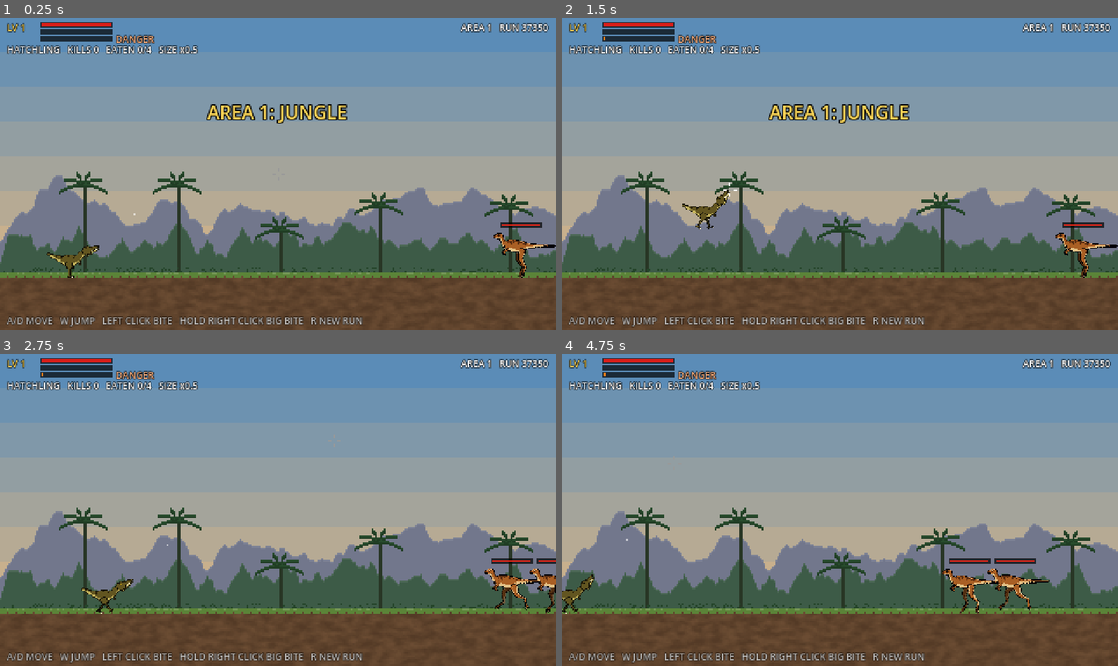
Above: before the commit, frames 1-4 (two rows, left to right).
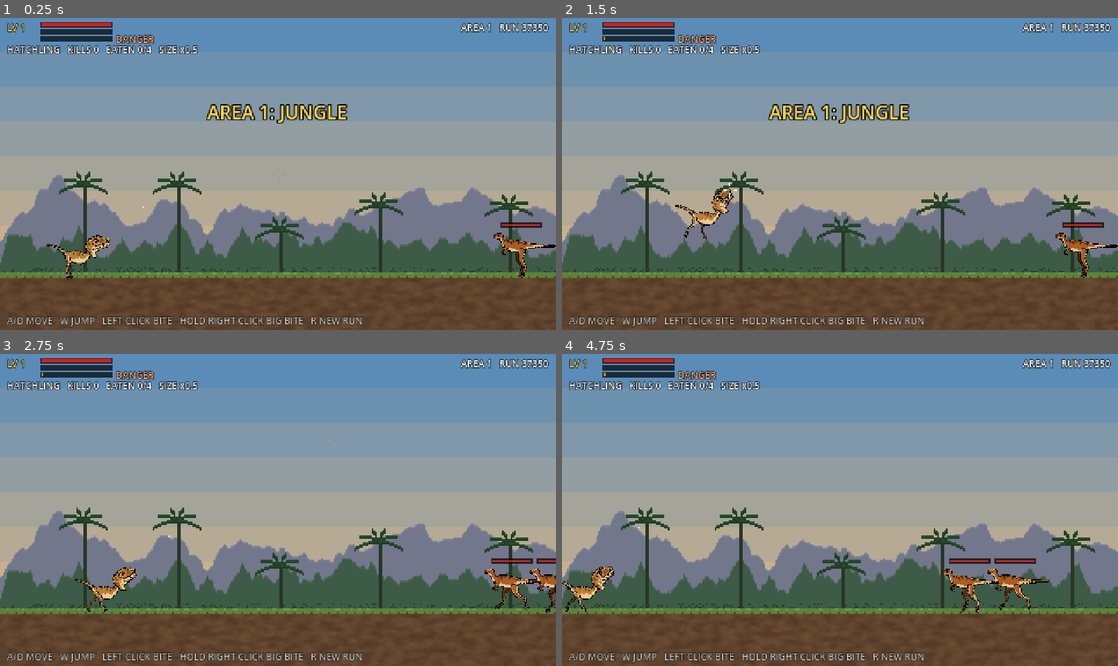
Above: after the commit, the same moments.

Repository: eflare17/Smashed-tv
Game: Godot game, scene res://main.tscn
Same seed, same stepped clock (60 frames per second), same inputs: the game is played once before the commit and once after it.
Inputs (mouse positions are in pixels of both pictures, inside the frame that each line leads up to):
- Up to frame 1 (0.25 s): no input
- Up to frame 2 (1.5 s): move the mouse to (962, 158) at 0.52 s; hold D (right) 0.53-1.28 s; hold Right mouse button (big) 0.53-1.28 s; click (962, 158) at 0.67 s; tap W (jump) at 0.77, 1.07 s; move the mouse to (728, 189) at 1.27 s; hold A (left) from 1.28 s (still down); click (728, 189) at 1.35 s
- Up to frame 3 (2.75 s): tap W (jump) at 1.52, 1.82 s; move the mouse to (333, 441) at 2.02 s; release A (left) at 2.03 s; hold D (right) from 2.03 s (still down); tap 1 (pick1) at 2.1 s
- Up to frame 4 (4.75 s): move the mouse to (812, 572) at 2.77 s; release D (right) at 2.78 s; hold Up 2.78-3.53 s; tap 2 (pick2) at 2.85 s; click (812, 572) at 2.92 s; tap W (jump) at 3.02, 3.32, 3.77, 4.07, 4.52 s; move the mouse to (1006, 556) at 3.52 s; hold A (left) from 3.53 s (still down); tap 3 (pick3) at 3.6 s; move the mouse to (673, 463) at 4.27 s; tap Space at 4.35 s

The runs differ from the first frame. In frame 1, 0.5% of the frame differs, in the area x 8-26%, y 60-84%; in frame 2, 0.5%; in frame 3, 0.5%; in frame 4, 0.6%, in the area x 0-14%, y 55-84%.

Commit message:
Dino: the Hatchling is back on the new art
Same fixes as the raptor: tilted forward, legs at 60%, the jaw trimmed to hinge
under the eye and opening less, teeth along both jaws.

Co-Authored-By: Claude Opus 5.5 <noreply@anthropic.com>

Diff:
--- a/dino/scripts/art_loader.gd
+++ b/dino/scripts/art_loader.gd
@@ -14,7 +14,7 @@
 ## fractions of the body picture: tail = left of `tail`, neck = right of `neck` (and above `neck_y`), head =
 ## right of `head` (and above `head_y`) for bodies that include the head.
 const SPECS := {
-	"hatchling": {"width": 52.0, "legs": 2, "tail": 0.32, "neck": 0.8},
+	"hatchling": {"width": 52.0, "jaw_k": 0.6, "jaw_trim": 0.3, "leg_scale": 0.6, "tilt": 0.35, "legs": 2, "tail": 0.32, "neck": 0.8},
 	"raptor": {"width": 48.0, "jaw_k": 0.6, "jaw_trim": 0.3, "legs": 2, "leg_scale": 0.6, "tilt": 0.45, "tail": 0.3, "neck": 0.78},
 	"allosaur": {"width": 52.0, "legs": 2, "tail": 0.3, "neck": 0.8},
 	"tyrant": {"width": 52.0, "legs": 2, "tail": 0.28, "neck": 0.78},
@@ -27,7 +27,7 @@
 ## Which creatures use their imported sprites. Off by default: each is switched on once its rig has been checked
 ## by eye (hinges, sizes, which piece is which); until then the code-drawn placeholder is used.
 const ENABLED := {
-	"hatchling": false, "raptor": true, "allosaur": false, "tyrant": false,
+	"hatchling": true, "raptor": true, "allosaur": false, "tyrant": false,
 	"grazer": true, "runner": true, "charger": true, "flyer": true,
 }
 
